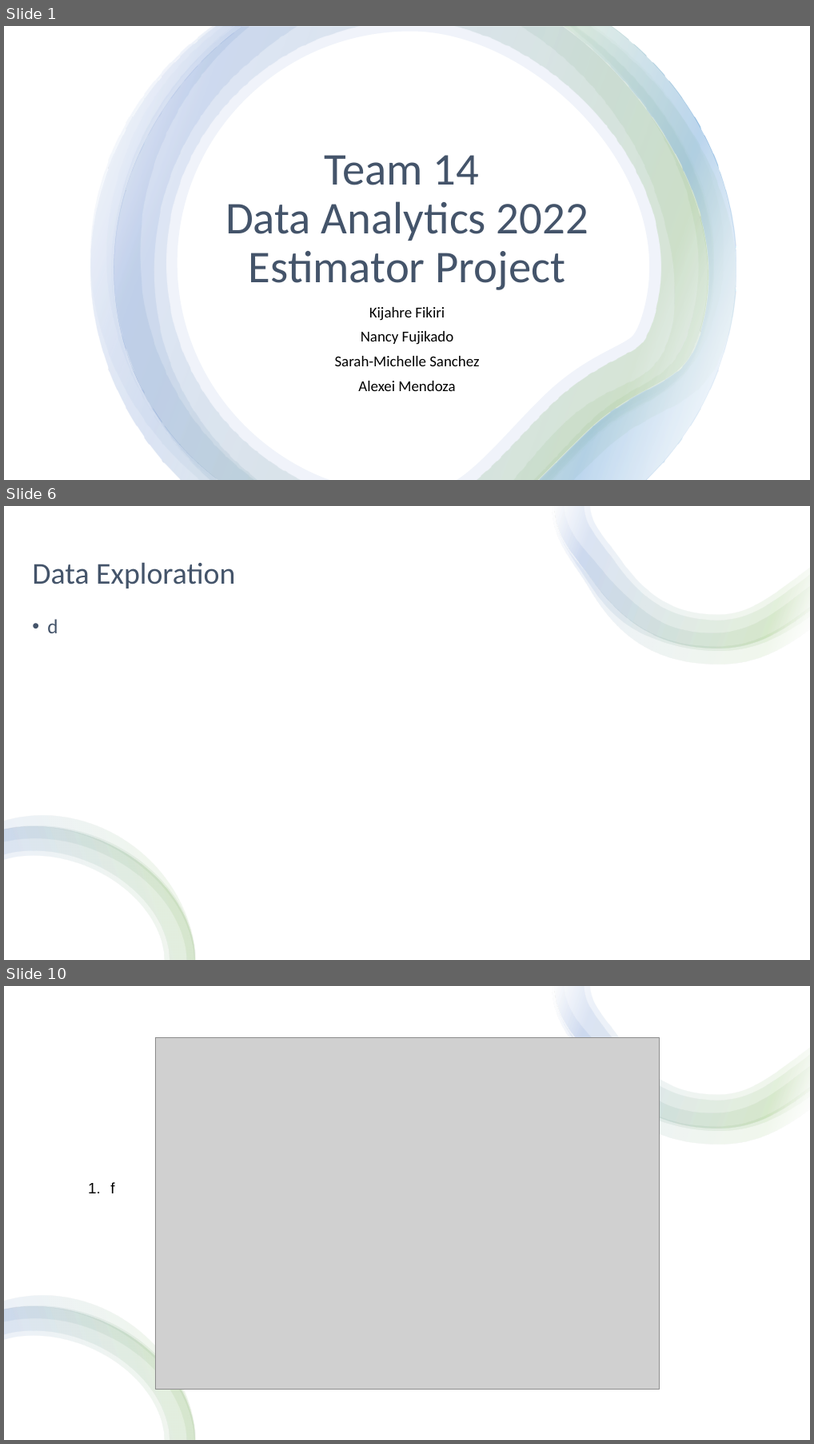
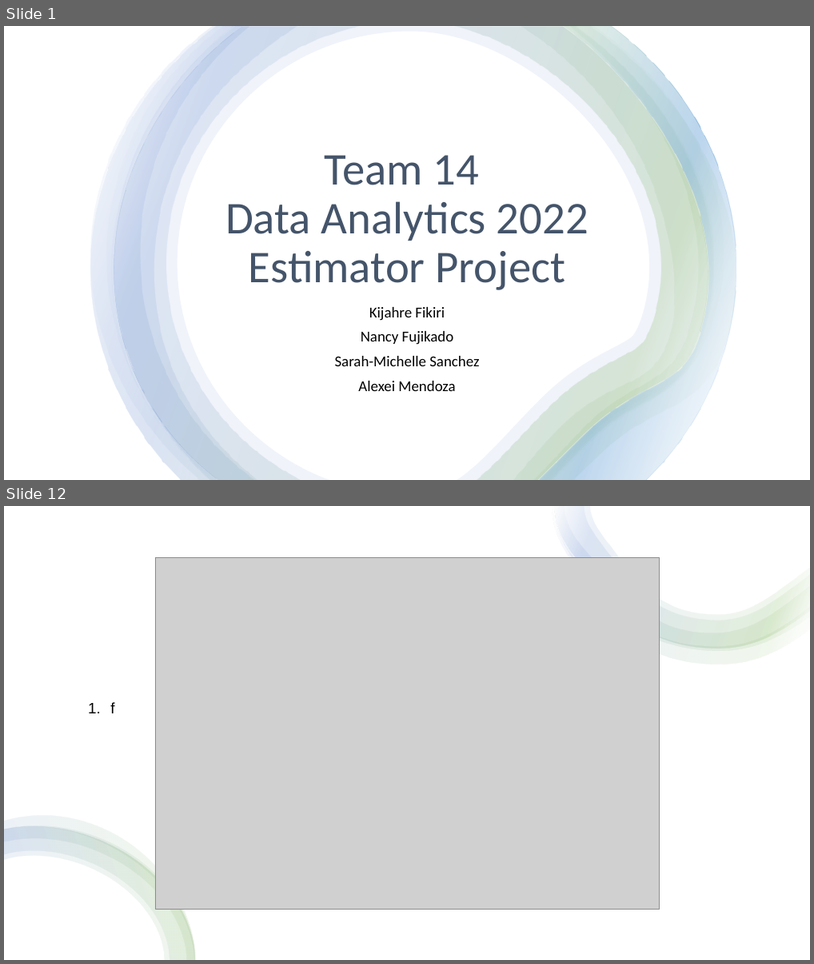
Before and after one commit to thegreatkeej/Estimator_Project, a slide deck: Team14_Presentation.pptx. Shown one above the other, each under a label of ours: slides 1, 6 and 10 before the commit, slides 1 and 12 after it; the slides between them are not shown. The pictures are 814x1444 and 814x964 pixels, drawn with LibreOffice and Linux fonts; fonts in the diff are those of the drawing; grey boxes stand for pictures. Boxes give left, top, right and bottom in pixels: in the first picture for what was removed or moved away, otherwise in the second. Text is boxed around its words. In the diff, an @@ line names an element or a change of style, - is before the commit and + after.

```diff
--- a/Team14_Presentation.pptx
+++ b/Team14_Presentation.pptx
@@ slide 6 removed at (4,506,810,960), background #FFFFFF @@
@@ rectangle removed at (4,506,810,960) @@
@@ group removed at (553,506,810,664): 4 freeform shapes @@
@@ text removed at (32,562,235,588) @@
-Data Exploration
@@ text removed at (47,619,58,633) @@
-• d
@@ group removed at (4,816,196,960): 4 freeform shapes @@
@@ what was slide 10 is now slide 12 @@
```
Also in this commit, not shown: 6 slides changed, 4 slides added.
